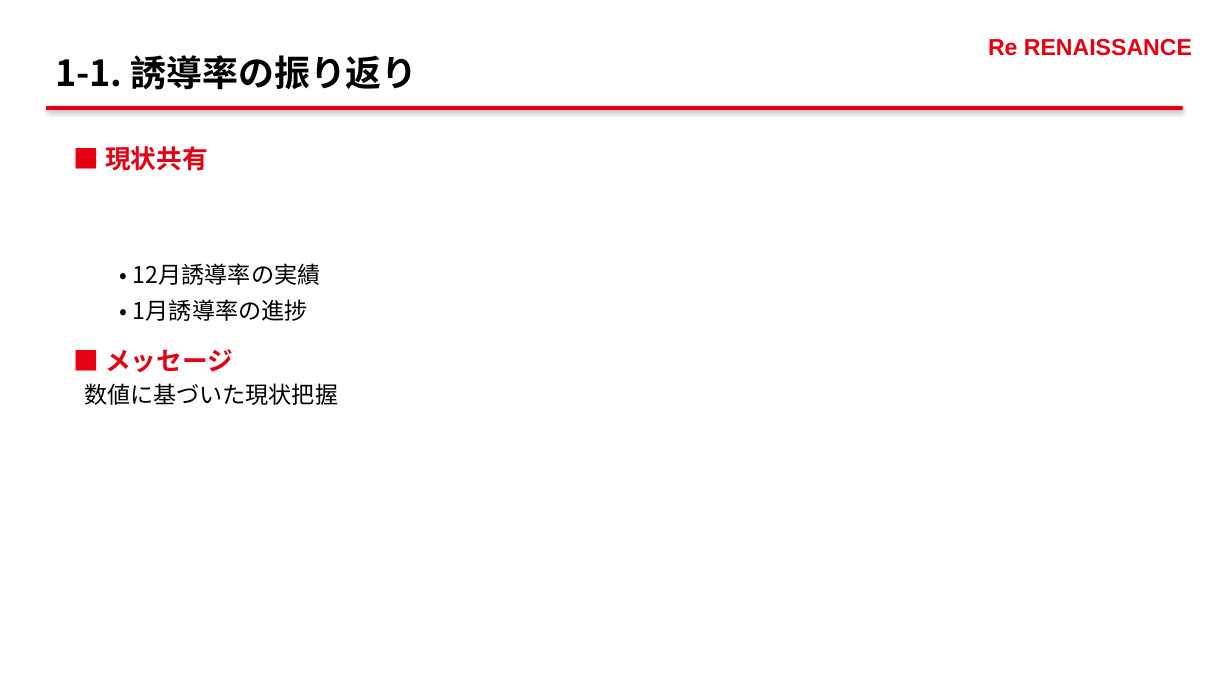
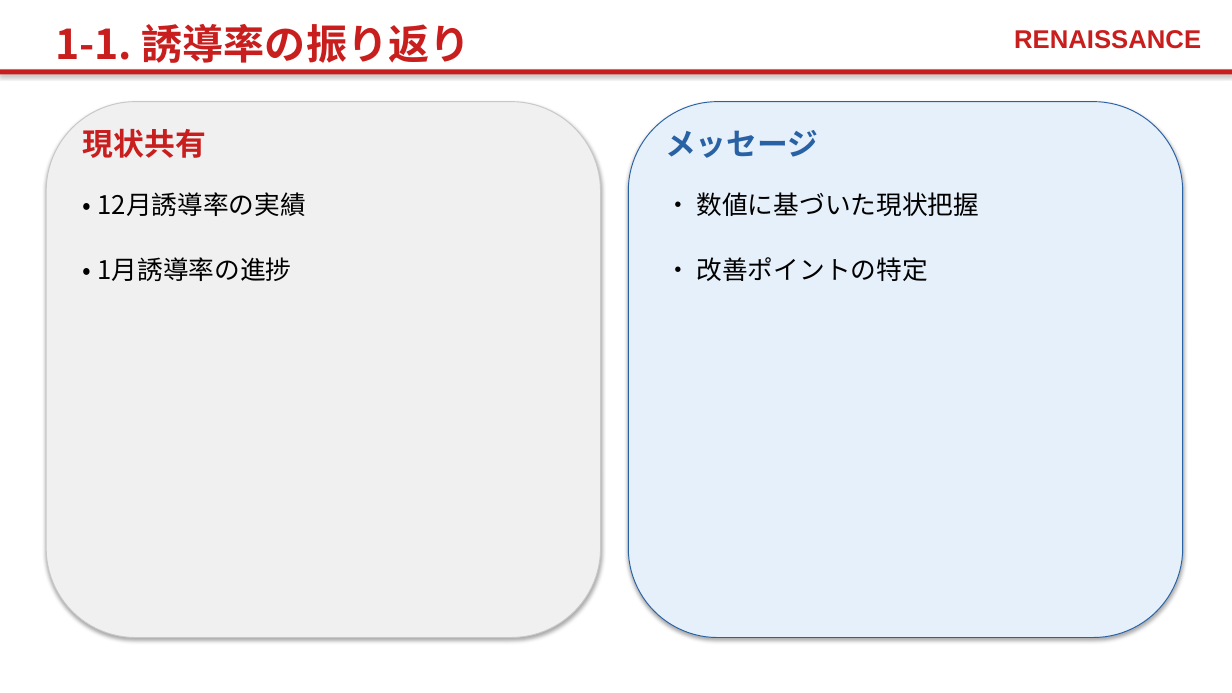
Before and after one commit to pippo2734/my-claude-skills, a slide deck: slide 7 of RURA_followup_mtg.pptx. Drawn at 1232x693 pixels with LibreOffice and Linux fonts; fonts in the diff are those of the drawing. Boxes give left, top, right and bottom in pixels: in the first picture for what was removed or moved away, otherwise in the second. Text is boxed around its words. In the diff, an @@ line names an element or a change of style, - is before the commit and + after.

```diff
--- a/RURA_followup_mtg.pptx
+++ b/RURA_followup_mtg.pptx
@@ text "1-1. 誘導率の振り返り" moved from (x1=55, y1=55, x2=418, y2=90) to (x1=55, y1=24, x2=471, y2=70) @@
@@ text "1-1. 誘導率の振り返り" at (x1=55, y1=24, x2=471, y2=70): size 28 to 32 pt, text colour #000000 to #C81E1E @@
@@ text at (x1=1014, y1=30, x2=1201, y2=49): text changed; size 18 to 20 pt; text colour #E60012 to #C81E1E @@
-Re RENAISSANCE
+RENAISSANCE
@@ rectangle resized from (x1=46, y1=106, x2=1183, y2=110) to (x1=0, y1=69, x2=1232, y2=75) @@
@@ rectangle at (x1=0, y1=69, x2=1232, y2=75): fill #E60012 to #C81E1E @@
@@ rounded rectangle added at (x1=46, y1=102, x2=601, y2=638), fill #F0F0F0, outline #C8C8C8 0.75 pt @@
@@ rounded rectangle added at (x1=628, y1=102, x2=1183, y2=638), fill #E6F0FA, outline #2962A4 0.75 pt @@
@@ text added at (x1=83, y1=128, x2=206, y2=158), 24 pt, text #C81E1E, bold @@
+現状共有
@@ text added at (x1=665, y1=130, x2=818, y2=158), 24 pt, text #2962A4, bold @@
+メッセージ
@@ text added at (x1=97, y1=192, x2=305, y2=216), 20 pt, text #000000 @@
+• 12月誘導率の実績
@@ text at (x1=697, y1=192, x2=980, y2=216): text changed; size 18 to 20 pt @@
-■ 現状共有
-  • 12月誘導率の実績
-  • 1月誘導率の進捗
-■ メッセージ
-数値に基づいた現状把握
+• 数値に基づいた現状把握
@@ text added at (x1=97, y1=257, x2=291, y2=281), 20 pt, text #000000 @@
+• 1月誘導率の進捗
@@ text added at (x1=697, y1=257, x2=928, y2=281), 20 pt, text #000000 @@
+• 改善ポイントの特定
```
Also in this commit, not shown: 19 other slides changed, 1 other file.
